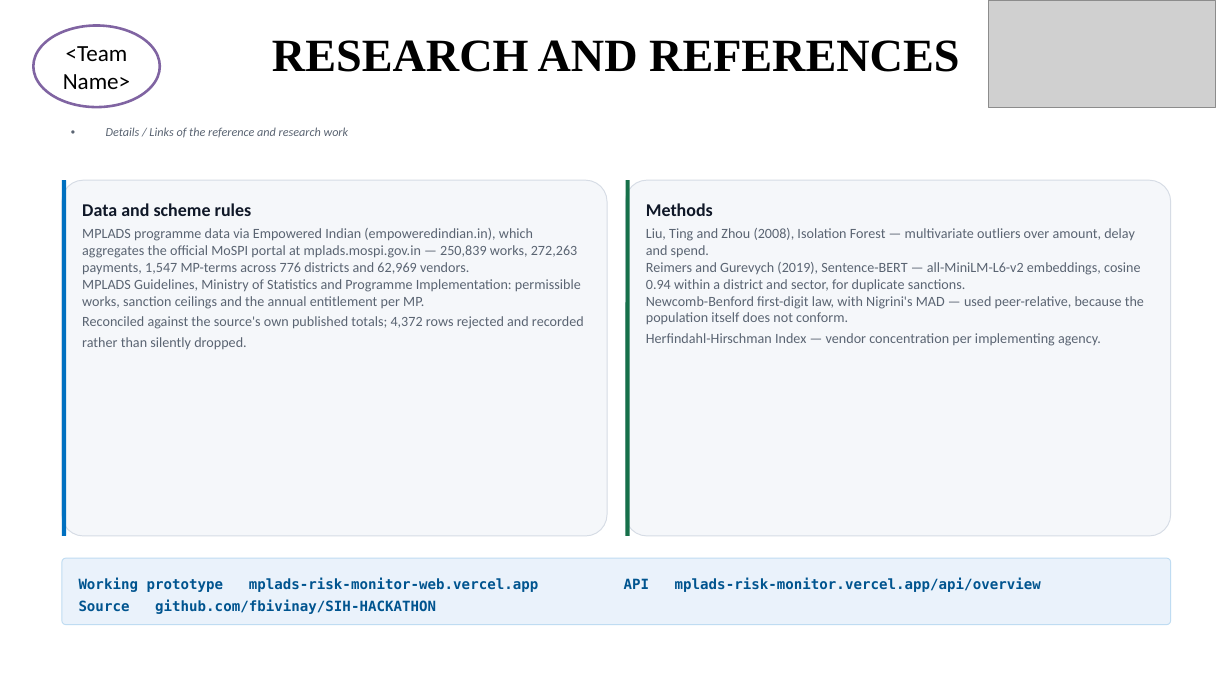
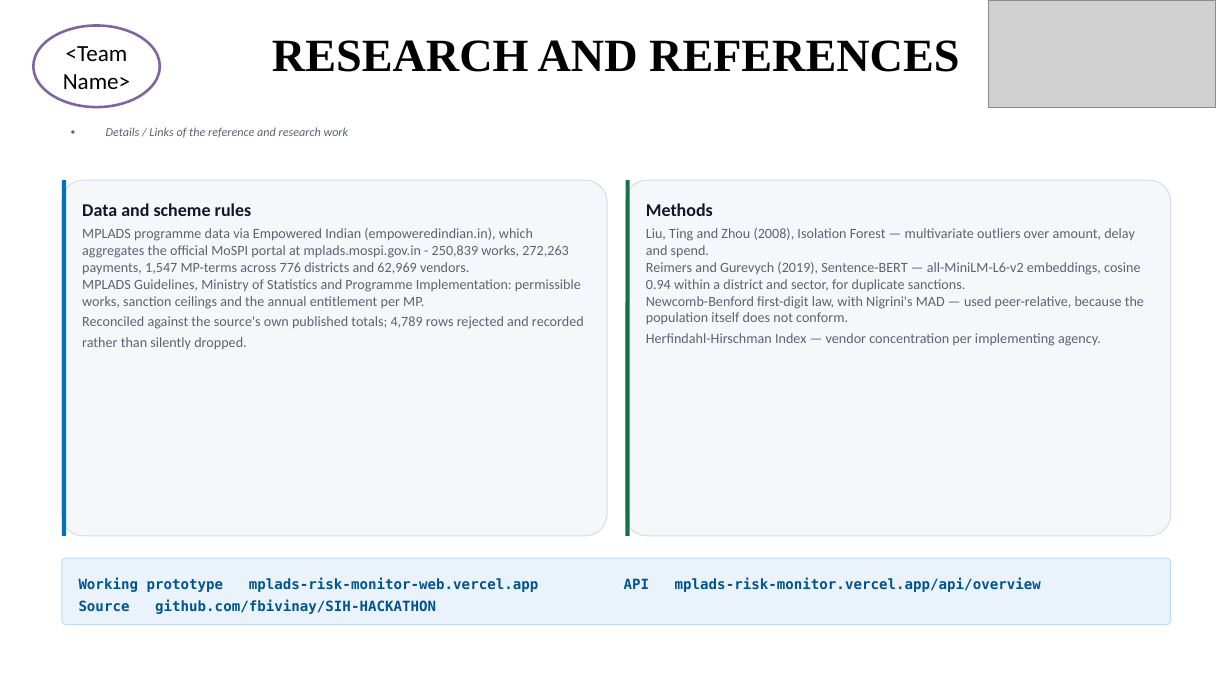
Before and after one commit to fbivinay/SIH-HACKATHON, a slide deck: slide 6 of docs/deck/SIH26102-MPLADS-SIH-Idea.pptx. Drawn at 1232x693 pixels with LibreOffice and Linux fonts; fonts in the diff are those of the drawing; grey boxes stand for pictures. Boxes give left, top, right and bottom in pixels: in the first picture for what was removed or moved away, otherwise in the second. Text is boxed around its words. In the diff, an @@ line names an element or a change of style, - is before the commit and + after.

```diff
--- a/docs/deck/SIH26102-MPLADS-SIH-Idea.pptx
+++ b/docs/deck/SIH26102-MPLADS-SIH-Idea.pptx
@@ text at (82, 228, 584, 349): text changed @@
-MPLADS programme data via Empowered Indian (empoweredindian.in), which aggregates the official MoSPI portal at mplads.mospi.gov.in — 250,839 works, 272,263 payments, 1,547 MP-terms across 776 districts and 62,969 vendors.
-MPLADS Guidelines, Ministry of Statistics and Programme Implementation: permissible works, sanction ceilings and the annual entitlement per MP.
-Reconciled against the source's own published totals; 4,372 rows rejected and recorded rather than silently dropped.
+MPLADS programme data via Empowered Indian (empoweredindian.in), which aggregates the official MoSPI portal at mplads.mospi.gov.in - 250,839 works, 272,263 payments, 1,547 MP-terms across 776 districts and 62,969 vendors.
+MPLADS Guidelines, Ministry of Statistics and Programme Implementation: permissible works, sanction ceilings and the annual entitlement per MP.
+Reconciled against the source's own published totals; 4,789 rows rejected and recorded rather than silently dropped.
```
Also in this commit, not shown: 5 other slides changed, 1 other file.
